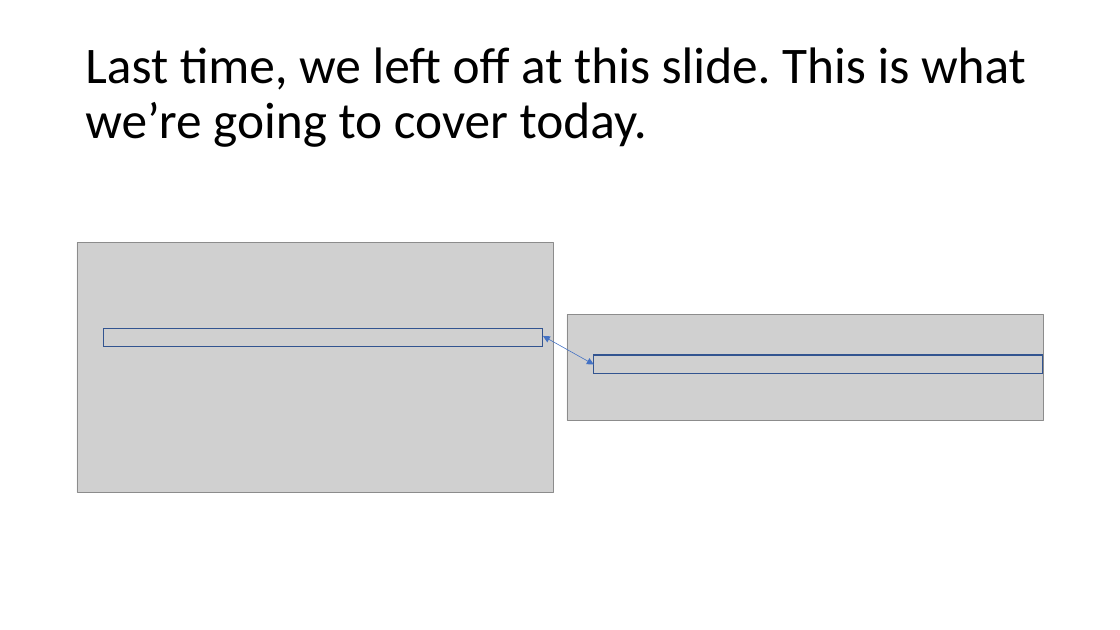
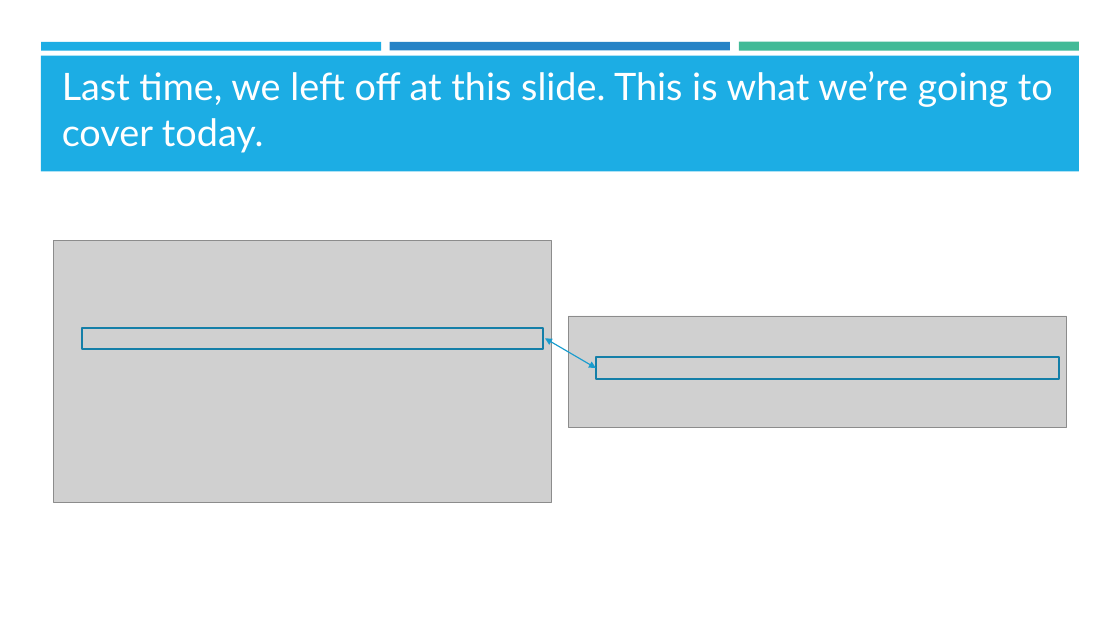
Before and after one commit to kzhu98/kzhu98.github.io, a slide deck: slide 3 of projects/BASWorkshops/SQL/SQL_II.pptx. Drawn at 1120x630 pixels with LibreOffice and Linux fonts; fonts in the diff are those of the drawing; grey boxes stand for pictures; background and template pictures are left out. Boxes give left, top, right and bottom in pixels: in the first picture for what was removed or moved away, otherwise in the second. Text is boxed around its words. In the diff, an @@ line names an element or a change of style, - is before the commit and + after.

```diff
--- a/projects/BASWorkshops/SQL/SQL_II.pptx
+++ b/projects/BASWorkshops/SQL/SQL_II.pptx
@@ rectangle added at [41, 42, 381, 50], fill #1CADE4 @@
@@ rectangle added at [41, 55, 1080, 171], fill #1CADE4 @@
@@ rectangle added at [390, 42, 730, 50], fill #2683C6 @@
@@ rectangle added at [739, 42, 1079, 51], fill #42BA97 @@
@@ title "Last time, we left off ...": place and size @@
-title "Last time, we left off ..." at [85, 47, 1026, 147]
+title "Last time, we left off ..." at [62, 71, 1053, 153]
@@ title "Last time, we left off ..." at [62, 71, 1053, 153]: size 44 to 32.4 pt, font Calibri to Lato, text colour #000000 to #FFFFFF; line spacing 0.9 to 1; vertical alignment middle to bottom @@
@@ picture: place and size @@
-picture at [77, 243, 554, 492]
+picture at [54, 241, 552, 502]
@@ rectangle at [82, 328, 543, 349]: outline #325491 1 pt to #1580A9 1.75 pt @@
@@ rectangle: place and size @@
-rectangle at [104, 329, 544, 347]
+rectangle at [82, 328, 543, 349]
@@ picture: place and size @@
-picture at [567, 314, 1044, 420]
+picture at [569, 316, 1067, 427]
@@ double arrow moved from (543, 336) - (594, 365) to (545, 339) - (596, 368) @@
@@ double arrow (545, 339) - (596, 368): stroke #4472C4 0.5 pt to #189CCE 1 pt @@
@@ rectangle: place and size @@
-rectangle at [594, 355, 1044, 374]
+rectangle at [596, 357, 1059, 378]
@@ rectangle at [596, 357, 1059, 378]: outline #325491 1 pt to #1580A9 1.75 pt @@
```
Also in this commit, not shown: 19 other slides changed, 4 other files.
